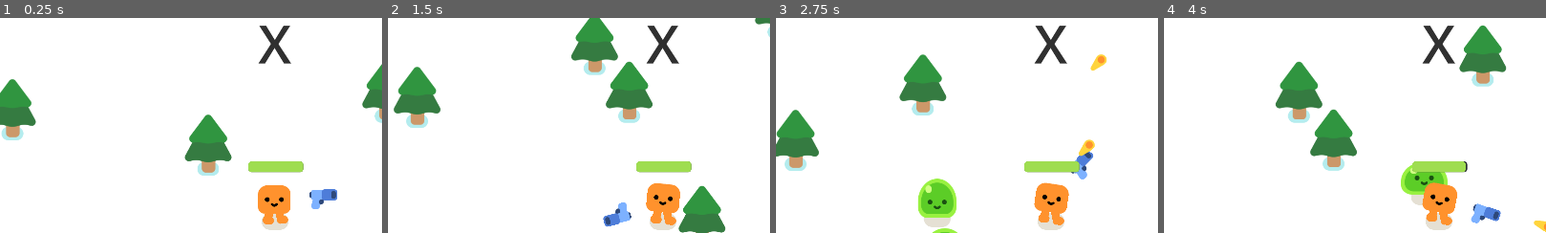
Above: before the commit, frames 1-4 (left to right).
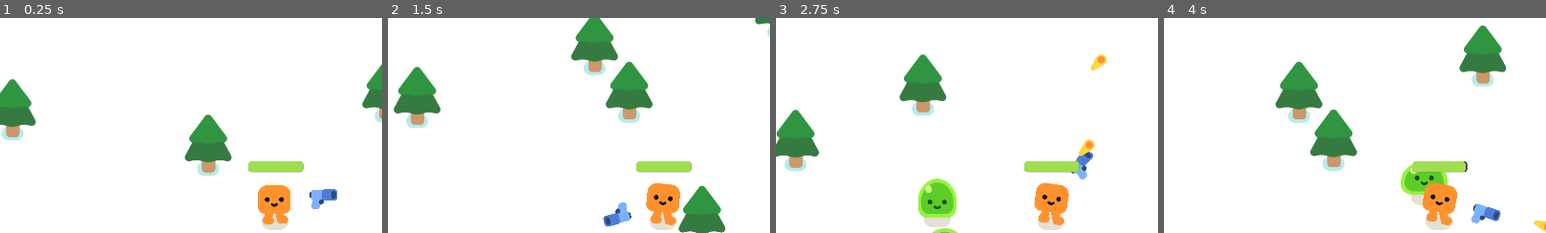
Above: after the commit, the same moments.

Repository: Noah-C-R/FirstGame_3Changes
Game: Godot game, scene res://survivors_game.tscn
Two runs of this game, one before a commit and one after it. Both use one fixed random seed, a clock stepped at 60 frames per second and the inputs below.
Inputs (mouse positions are % of the whole screen's width and height, from its top left):
- Up to frame 1 (0.25 s): no input
- Up to frame 2 (1.5 s): tap Enter at 0.5 s; move the mouse to (72, 45) at 0.52 s; hold D (move_right) 0.53-1.28 s; move the mouse to (30, 55) at 1.27 s; hold S (move_down) from 1.28 s (still down)
- Up to frame 3 (2.75 s): move the mouse to (60, 28) at 2.02 s; release S (move_down) at 2.03 s; hold D (move_right) from 2.03 s (still down)
- Up to frame 4 (4 s): move the mouse to (45, 70) at 2.77 s; release D (move_right) at 2.78 s; hold W (move_up) 2.78-3.53 s; move the mouse to (80, 65) at 3.52 s; hold A (move_left) from 3.53 s (still down)
The pictures show only the part of the screen within x 14-64%, y 3-53%; the shares and areas given below are measured in that part.

The runs differ from the first frame. In frame 1, 0.6% of the frame differs, in the area x 67-77%, y 3-22%; in frame 2, 0.6%; in frame 3, 0.6%; in frame 4, 0.6%.

Commit message:
Game Over Score Display
Score now displays on the game over screen

Diff:
--- /dev/null
+++ b/game_over_screen.gd
@@ -0,0 +1,5 @@
+extends CanvasLayer
+
+
+func show_final_score():
+	%FinalScoreLabel.text = str("Score: ", %ScoreLabel.text)
--- a/survivors_game.gd
+++ b/survivors_game.gd
@@ -13,8 +13,9 @@
 
 func _on_player_health_depleted() -> void:
 	%GameOverScreen.visible = true
+	%GameOverScreen.show_final_score()
 
+	%ScoreScreen.visible = false
 
 func _on_button_pressed() -> void: #used to reload scene
-	get_tree().paused = false
 	get_tree().reload_current_scene()
--- a/survivors_game.tscn
+++ b/survivors_game.tscn
@@ -1,9 +1,10 @@
-[gd_scene load_steps=6 format=3 uid="uid://1a2ko7bwvol1"]
+[gd_scene load_steps=7 format=3 uid="uid://1a2ko7bwvol1"]
 
 [ext_resource type="Script" uid="uid://bnn47nv26usgh" path="res://survivors_game.gd" id="1_qqaft"]
 [ext_resource type="PackedScene" uid="uid://cyfin2j6l8sgm" path="res://pine_tree.tscn" id="1_y3pti"]
 [ext_resource type="PackedScene" uid="uid://dvus8sbvddo1h" path="res://player.tscn" id="2_l26od"]
 [ext_resource type="Script" uid="uid://t1pld8lxapc1" path="res://score_screen.gd" id="4_7jj1j"]
+[ext_resource type="Script" uid="uid://cr6jjuhaqkj62" path="res://game_over_screen.gd" id="4_edxvn"]
 
 [sub_resource type="Curve2D" id="Curve2D_7jj1j"]
 _data = {
@@ -65,6 +66,7 @@
 [node name="GameOverScreen" type="CanvasLayer" parent="."]
 unique_name_in_owner = true
 visible = false
+script = ExtResource("4_edxvn")
 
 [node name="ColorRect" type="ColorRect" parent="GameOverScreen"]
 anchors_preset = 15
@@ -76,21 +78,35 @@
 size_flags_vertical = 6
 color = Color(0, 0, 0, 0.803922)
 
-[node name="Label" type="Label" parent="GameOverScreen/ColorRect"]
+[node name="GameOverLabel" type="Label" parent="GameOverScreen/ColorRect"]
+layout_mode = 1
+anchors_preset = 5
+anchor_left = 0.5
+anchor_right = 0.5
+offset_left = -379.5
+offset_right = 379.5
+offset_bottom = 182.0
+grow_horizontal = 2
+theme_override_font_sizes/font_size = 133
+text = "Game Over!"
+
+[node name="FinalScoreLabel" type="Label" parent="GameOverScreen/ColorRect"]
+unique_name_in_owner = true
 layout_mode = 1
 anchors_preset = 8
 anchor_left = 0.5
 anchor_top = 0.5
 anchor_right = 0.5
 anchor_bottom = 0.5
-offset_left = -112.0
-offset_top = -28.0
-offset_right = 112.0
-offset_bottom = 28.0
+offset_left = -379.5
+offset_top = -91.0
+offset_right = 379.5
+offset_bottom = 91.0
 grow_horizontal = 2
 grow_vertical = 2
-theme_override_font_sizes/font_size = 133
-text = "Game Over!"
+theme_override_font_sizes/font_size = 103
+text = "Score: X"
+horizontal_alignment = 1
 
 [node name="Button" type="Button" parent="GameOverScreen/ColorRect"]
 layout_mode = 1
@@ -125,7 +141,6 @@
 grow_horizontal = 2
 theme_override_colors/font_color = Color(0.187176, 0.187176, 0.187176, 1)
 theme_override_font_sizes/font_size = 133
-text = "X"
 horizontal_alignment = 1
 vertical_alignment = 2
 
Not shown, added: game_over_screen.gd.uid
